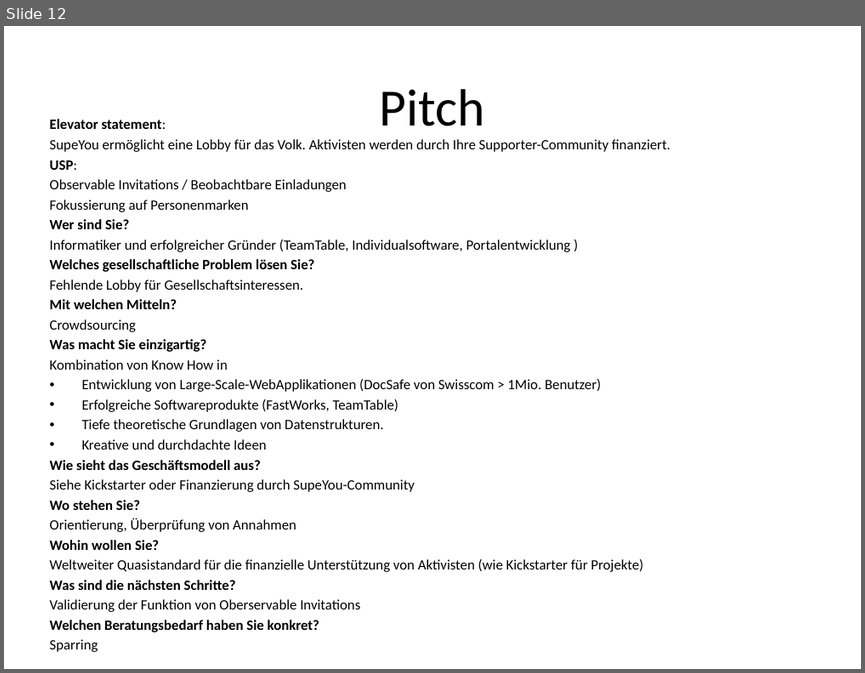
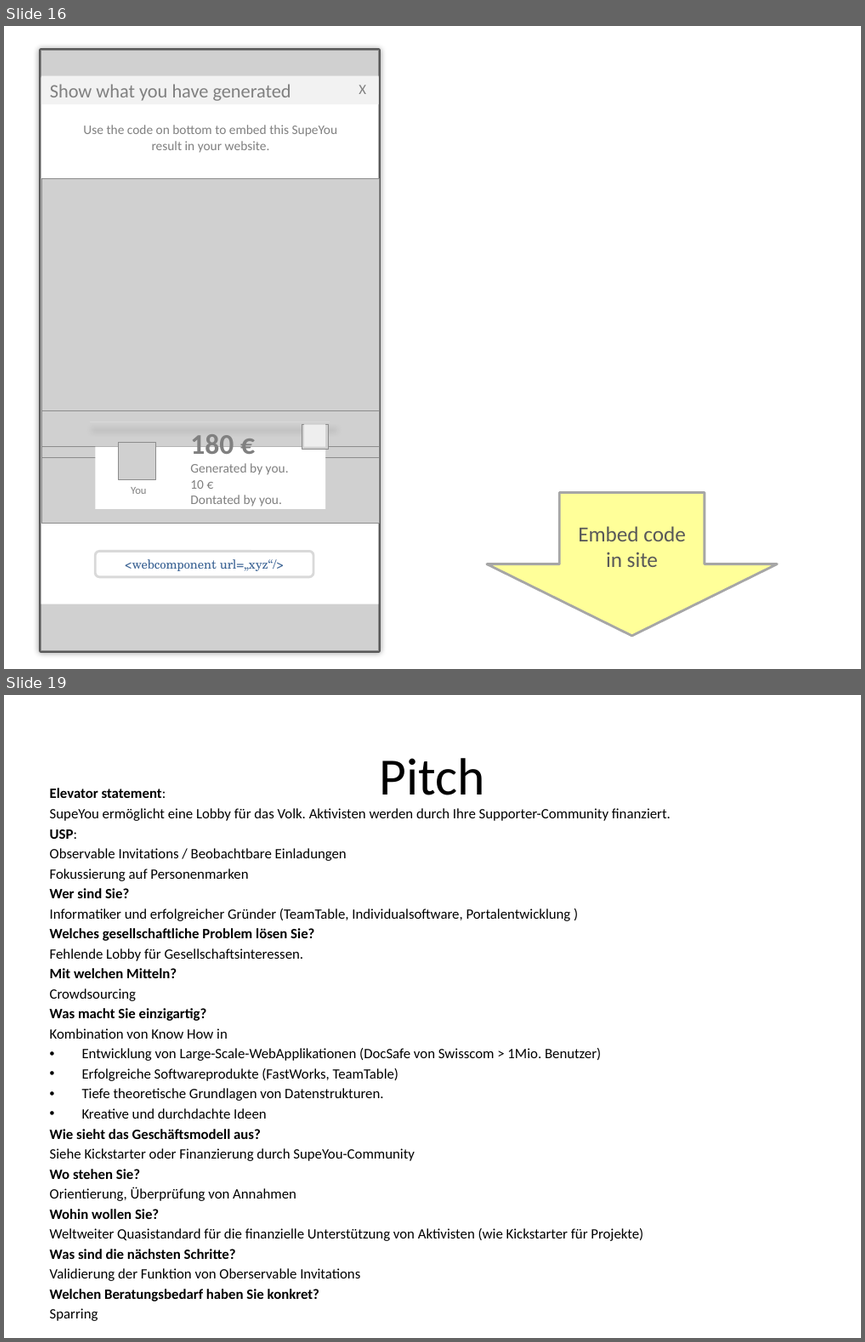
Before and after one commit to MoritzTheile/com.supeyou, a slide deck: com.supeyou.project/doc/SupeYou.pptx. Shown one above the other, each under a label of ours: slide 12 before the commit, slides 16 and 19 after it; the slides between them are not shown. The pictures are 865x673 and 865x1342 pixels, drawn with LibreOffice and Linux fonts; fonts in the diff are those of the drawing; grey boxes stand for pictures. Boxes give left, top, right and bottom in pixels: in the first picture for what was removed or moved away, otherwise in the second. Text is boxed around its words. In the diff, an @@ line names an element or a change of style, - is before the commit and + after.

```diff
--- a/com.supeyou.project/doc/SupeYou.pptx
+++ b/com.supeyou.project/doc/SupeYou.pptx
@@ slide 16 added at (4,26,861,669), background #FFFFFF @@
@@ rectangle added at (41,51,378,651), outline #595959 3.75 pt @@
@@ picture added at (41,51,378,651) @@
@@ rectangle added at (41,75,380,104), fill #F2F2F2, 16 pt, text #808080 @@
+Show what you have generated
@@ rectangle added at (41,77,378,603), fill #FFFFFF @@
@@ text added at (358,85,366,94), 12 pt, text #808080 @@
+X
@@ text added at (83,125,338,153), 11 pt, text #808080 @@
+Use the code on bottom to embed this SupeYou result in your website.
@@ picture added at (41,178,380,427) @@
@@ group added at (41,411,380,523): 3 pictures, 1 line @@
@@ picture added at (302,424,328,448) @@
@@ rectangle added at (304,424,325,446), fill #FFFFFF at 66% opacity @@
@@ rectangle added at (95,447,325,510), fill #FFFFFF @@
@@ picture added at (118,442,155,479) @@
@@ text added at (190,434,289,506), 11 pt, text #808080 @@
+180 €
+Generated by you.
+10 €
+Dontated by you.
@@ text added at (131,487,146,494), 9 pt, text #808080 @@
+You
@@ down arrow added at (487,492,777,635), fill #FFFF99, outline #A6A6A6 2 pt, 18 pt, text #595959 @@
+Embed code in site
@@ rounded rectangle added at (95,551,313,577), outline #D9D9D9 2 pt, 10.5 pt, text #376092 @@
+<webcomponent url=„xyz“/>
@@ what was slide 12 is now slide 19 @@
```
Also in this commit, not shown: 6 slides changed, 8 other slides added, 2 slides removed.
